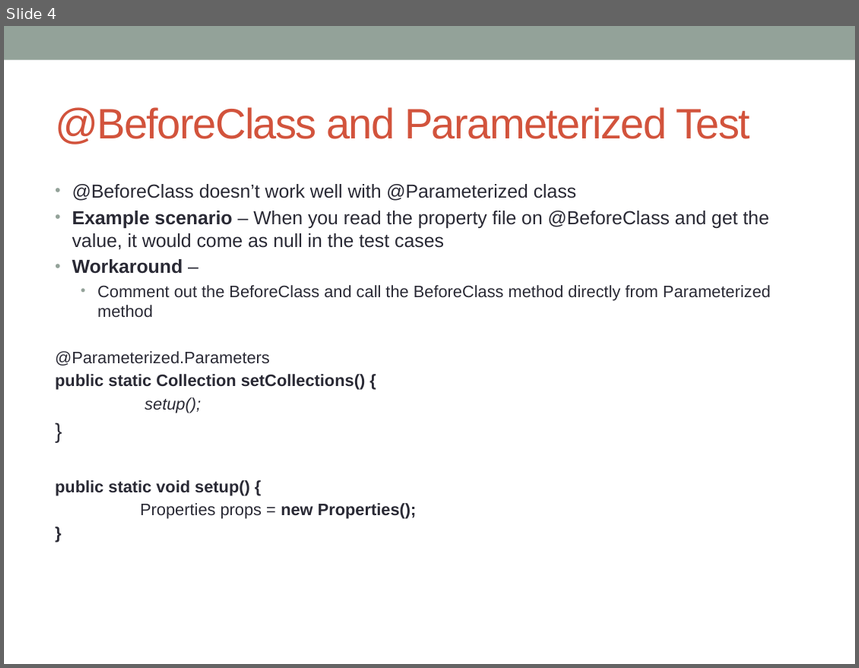
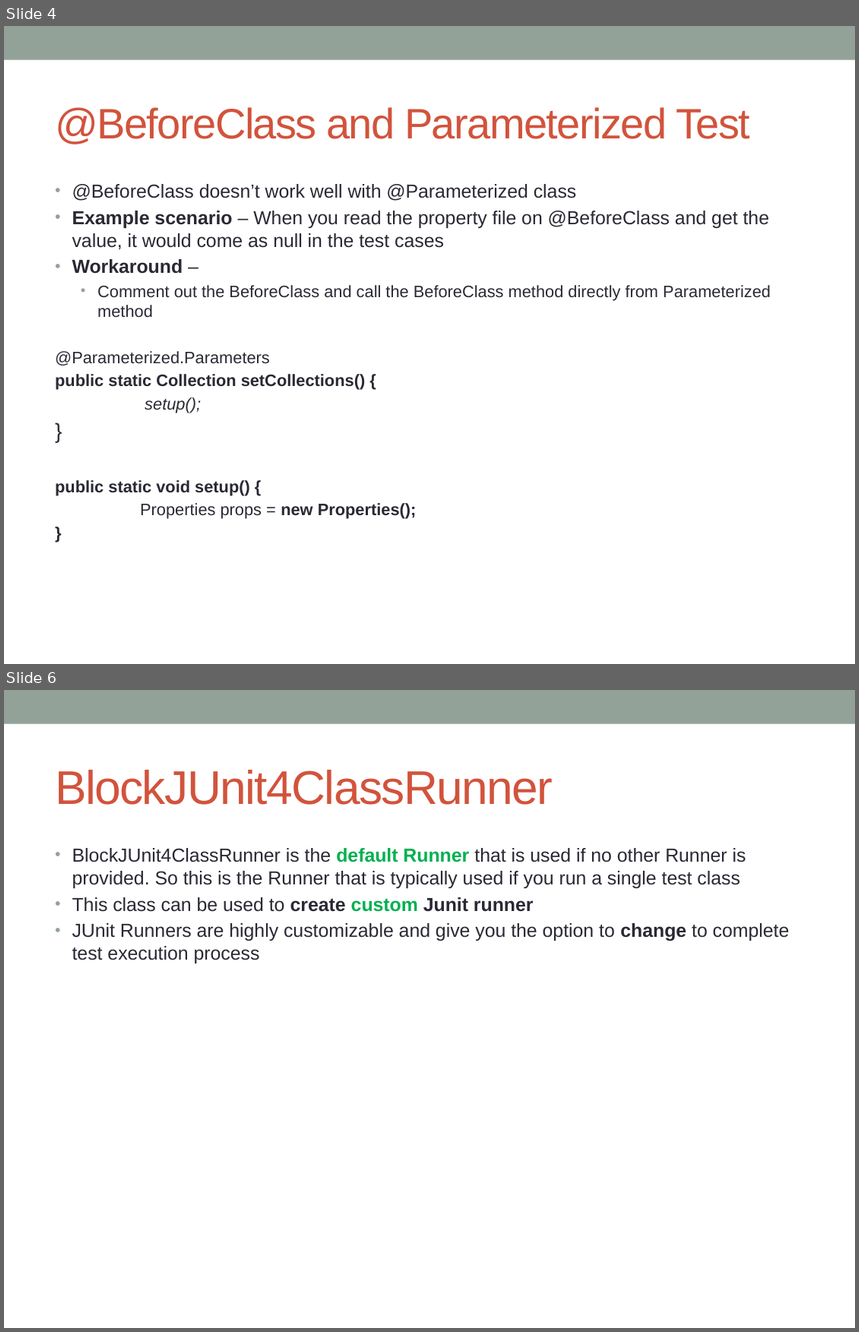
Before and after one commit to notionquest/ProjectDocumentation, a slide deck: Junit.pptx. Shown one above the other, each under a label of ours: slide 4 before the commit, slides 4 and 6 after it; the slides between them are not shown. The pictures are 859x668 and 859x1332 pixels, drawn with LibreOffice and Linux fonts; fonts in the diff are those of the drawing. Boxes give left, top, right and bottom in pixels: in the first picture for what was removed or moved away, otherwise in the second. Text is boxed around its words. In the diff, an @@ line names an element or a change of style, - is before the commit and + after.

Commit message:
BlockJunit runner

```diff
--- a/Junit.pptx
+++ b/Junit.pptx
@@ slide 6 added at bbox=[4, 690, 855, 1328], background #FFFFFF; not listed: 1 template element that a slide beside it also shows @@
@@ title added at bbox=[55, 770, 553, 805], 40 pt, text #D2533C @@
+BlockJUnit4ClassRunner
@@ text added at bbox=[72, 848, 790, 964], 16 pt, text #292934 @@
+• BlockJUnit4ClassRunner is the default Runner that is used if no other Runner is provided. So this is the Runner that is typically used if you run a single test class
+• This class can be used to create custom Junit runner
+• JUnit Runners are highly customizable and give you the option to change to complete test execution process
```
Also in this commit, not shown: 1 slide changed, 1 other slide added.
